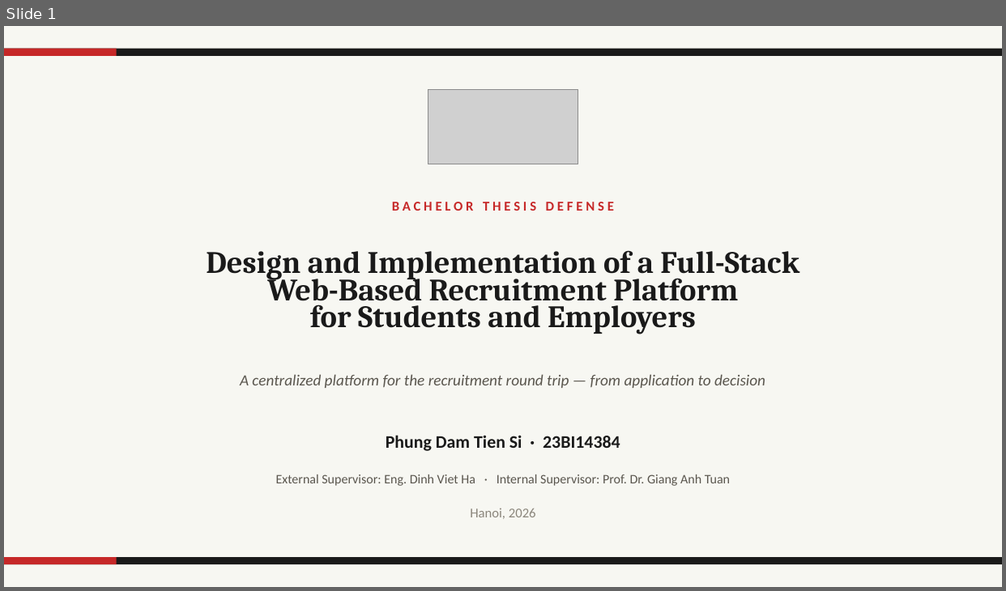
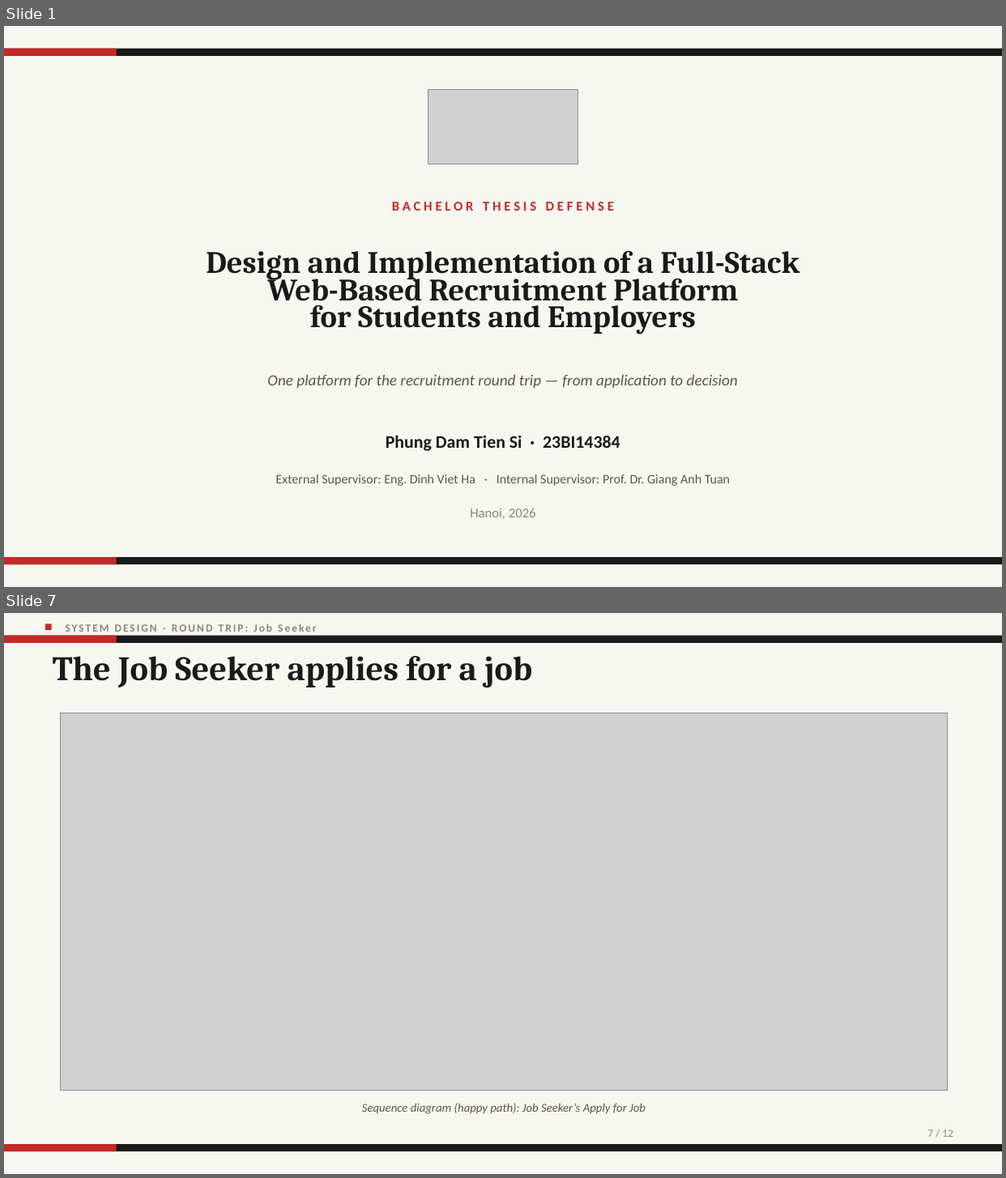
Before and after one commit to SiPhung953/Bachelor-Thesis-Report, a slide deck: presentation/defense-deck.pptx. Shown one above the other, each under a label of ours: slide 1 before the commit, slides 1 and 7 after it; the slides between them are not shown. The pictures are 1006x591 and 1006x1178 pixels, drawn with LibreOffice and Linux fonts; fonts in the diff are those of the drawing; grey boxes stand for pictures. Boxes give left, top, right and bottom in pixels: in the first picture for what was removed or moved away, otherwise in the second. Text is boxed around its words. In the diff, an @@ line names an element or a change of style, - is before the commit and + after.

```diff
--- a/presentation/defense-deck.pptx
+++ b/presentation/defense-deck.pptx
@@ slide 7 added at bbox=[4, 613, 1002, 1174], background #F7F7F2 @@
@@ rectangle added at bbox=[4, 636, 1002, 643], fill #1A1A1A @@
@@ rectangle added at bbox=[4, 636, 117, 643], fill #C62828 @@
@@ rectangle added at bbox=[45, 624, 52, 630], fill #C62828 @@
@@ text added at bbox=[66, 624, 316, 632], 10.5 pt, text #8B867C, bold @@
+SYSTEM DESIGN - ROUND TRIP: Job Seeker
@@ text added at bbox=[53, 656, 532, 688], 33 pt, text #1A1A1A, bold @@
+The Job Seeker applies for a job
@@ picture added at bbox=[60, 713, 948, 1091] @@
@@ text added at bbox=[362, 1103, 646, 1114], 11.5 pt, text #5A564E, italic @@
+Sequence diagram (happy path): Job Seeker’s Apply for Job
@@ rectangle added at bbox=[4, 1144, 1002, 1152], fill #1A1A1A @@
@@ rectangle added at bbox=[4, 1144, 117, 1152], fill #C62828 @@
@@ text added at bbox=[927, 1130, 953, 1137], 10.5 pt, text #8B867C @@
+7 / 12
@@ slide 1 changed as well @@
@@ text at bbox=[267, 374, 738, 388]: text changed @@
-A centralized platform for the recruitment round trip — from application to decision
+One platform for the recruitment round trip — from application to decision
```
Also in this commit, not shown: 4 other slides changed, 20 other slides added, 4 slides removed, 7 other files.
